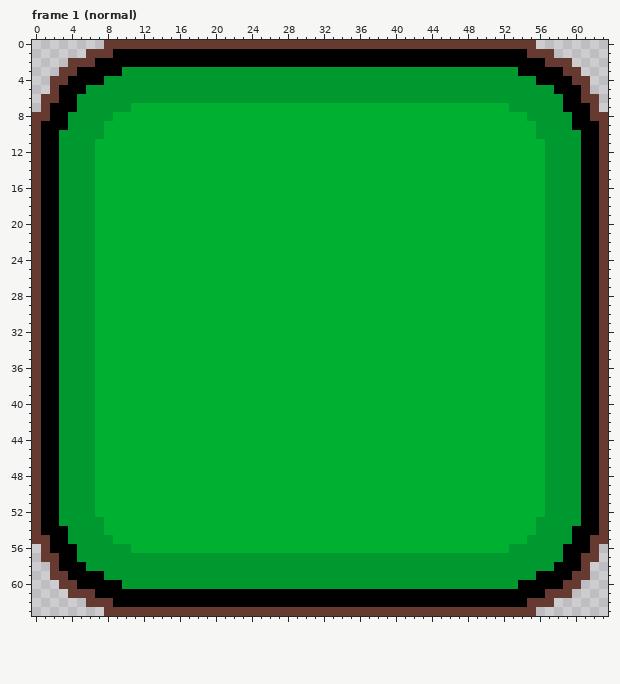
Two states of a pixel-art file, assets/textures/gui/button_background.aseprite. Above is the file before it was changed.
64x64 pixels, 5 frames. Shown: frame 1 (normal). The commit also changed other frames, which this record leaves out.
The result:
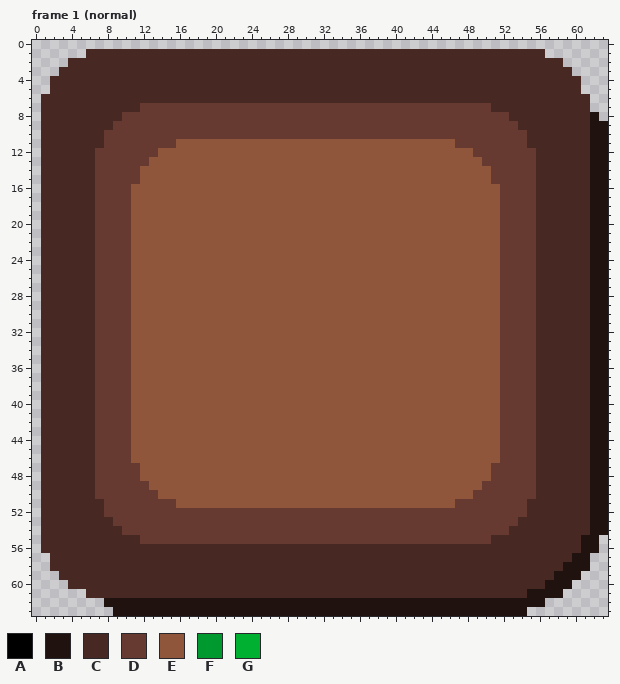
Palette (. is transparent): A #000000  B #1f120f  C #472822  D #663931  E #8f563b  F #009930  G #00b030
Diff:
Changed rows in their new state; - is an unchanged pixel.
Frame 1 (normal):
first column x 0:
 0 --------................................................--------
 1 ------CCCCCCCCCCCCCCCCCCCCCCCCCCCCCCCCCCCCCCCCCCCCCCCCCCC.------
 2 ----CCCCCCCCCCCCCCCCCCCCCCCCCCCCCCCCCCCCCCCCCCCCCCCCCCCCCCC.----
 3 ---CCCCCCCCCCCCCCCCCCCCCCCCCCCCCCCCCCCCCCCCCCCCCCCCCCCCCCCCC.---
 4 --CCCCCCCCCCCCCCCCCCCCCCCCCCCCCCCCCCCCCCCCCCCCCCCCCCCCCCCCCCC.--
 5 --CCCCCCCCCCCCCCCCCCCCCCCCCCCCCCCCCCCCCCCCCCCCCCCCCCCCCCCCCCC.--
 6 -CCCCCCCCCCCCCCCCCCCCCCCCCCCCCCCCCCCCCCCCCCCCCCCCCCCCCCCCCCCCC.-
 7 -CCCCCCCCCCCDDDDDDDDDDDDDDDDDDDDDDDDDDDDDDDDDDDDDDDCCCCCCCCCCC.-
 8 .CCCCCCCCCDDDDDDDDDDDDDDDDDDDDDDDDDDDDDDDDDDDDDDDDDDDCCCCCCCCCB.
 9 .CCCCCCCCDDDDDDDDDDDDDDDDDDDDDDDDDDDDDDDDDDDDDDDDDDDDDCCCCCCCCBB
10 .CCCCCCCDDDDDDDDDDDDDDDDDDDDDDDDDDDDDDDDDDDDDDDDDDDDDDDCCCCCCCBB
11 .CCCCCCCDDDDDDDDEEEEEEEEEEEEEEEEEEEEEEEEEEEEEEEDDDDDDDDCCCCCCCBB
12 .CCCCCCDDDDDDDEEEEEEEEEEEEEEEEEEEEEEEEEEEEEEEEEEEDDDDDDDCCCCCCBB
13 .CCCCCCDDDDDDEEEEEEEEEEEEEEEEEEEEEEEEEEEEEEEEEEEEEDDDDDDCCCCCCBB
14 .CCCCCCDDDDDEEEEEEEEEEEEEEEEEEEEEEEEEEEEEEEEEEEEEEEDDDDDCCCCCCBB
15 .CCCCCCDDDDDEEEEEEEEEEEEEEEEEEEEEEEEEEEEEEEEEEEEEEEDDDDDCCCCCCBB
16 .CCCCCCDDDDEEEEEEEEEEEEEEEEEEEEEEEEEEEEEEEEEEEEEEEEEDDDDCCCCCCBB
17 .CCCCCCDDDDEEEEEEEEEEEEEEEEEEEEEEEEEEEEEEEEEEEEEEEEEDDDDCCCCCCBB
18 .CCCCCCDDDDEEEEEEEEEEEEEEEEEEEEEEEEEEEEEEEEEEEEEEEEEDDDDCCCCCCBB
19 .CCCCCCDDDDEEEEEEEEEEEEEEEEEEEEEEEEEEEEEEEEEEEEEEEEEDDDDCCCCCCBB
20 .CCCCCCDDDDEEEEEEEEEEEEEEEEEEEEEEEEEEEEEEEEEEEEEEEEEDDDDCCCCCCBB
21 .CCCCCCDDDDEEEEEEEEEEEEEEEEEEEEEEEEEEEEEEEEEEEEEEEEEDDDDCCCCCCBB
22 .CCCCCCDDDDEEEEEEEEEEEEEEEEEEEEEEEEEEEEEEEEEEEEEEEEEDDDDCCCCCCBB
23 .CCCCCCDDDDEEEEEEEEEEEEEEEEEEEEEEEEEEEEEEEEEEEEEEEEEDDDDCCCCCCBB
24 .CCCCCCDDDDEEEEEEEEEEEEEEEEEEEEEEEEEEEEEEEEEEEEEEEEEDDDDCCCCCCBB
25 .CCCCCCDDDDEEEEEEEEEEEEEEEEEEEEEEEEEEEEEEEEEEEEEEEEEDDDDCCCCCCBB
26 .CCCCCCDDDDEEEEEEEEEEEEEEEEEEEEEEEEEEEEEEEEEEEEEEEEEDDDDCCCCCCBB
27 .CCCCCCDDDDEEEEEEEEEEEEEEEEEEEEEEEEEEEEEEEEEEEEEEEEEDDDDCCCCCCBB
28 .CCCCCCDDDDEEEEEEEEEEEEEEEEEEEEEEEEEEEEEEEEEEEEEEEEEDDDDCCCCCCBB
29 .CCCCCCDDDDEEEEEEEEEEEEEEEEEEEEEEEEEEEEEEEEEEEEEEEEEDDDDCCCCCCBB
30 .CCCCCCDDDDEEEEEEEEEEEEEEEEEEEEEEEEEEEEEEEEEEEEEEEEEDDDDCCCCCCBB
31 .CCCCCCDDDDEEEEEEEEEEEEEEEEEEEEEEEEEEEEEEEEEEEEEEEEEDDDDCCCCCCBB
32 .CCCCCCDDDDEEEEEEEEEEEEEEEEEEEEEEEEEEEEEEEEEEEEEEEEEDDDDCCCCCCBB
33 .CCCCCCDDDDEEEEEEEEEEEEEEEEEEEEEEEEEEEEEEEEEEEEEEEEEDDDDCCCCCCBB
34 .CCCCCCDDDDEEEEEEEEEEEEEEEEEEEEEEEEEEEEEEEEEEEEEEEEEDDDDCCCCCCBB
35 .CCCCCCDDDDEEEEEEEEEEEEEEEEEEEEEEEEEEEEEEEEEEEEEEEEEDDDDCCCCCCBB
36 .CCCCCCDDDDEEEEEEEEEEEEEEEEEEEEEEEEEEEEEEEEEEEEEEEEEDDDDCCCCCCBB
37 .CCCCCCDDDDEEEEEEEEEEEEEEEEEEEEEEEEEEEEEEEEEEEEEEEEEDDDDCCCCCCBB
38 .CCCCCCDDDDEEEEEEEEEEEEEEEEEEEEEEEEEEEEEEEEEEEEEEEEEDDDDCCCCCCBB
39 .CCCCCCDDDDEEEEEEEEEEEEEEEEEEEEEEEEEEEEEEEEEEEEEEEEEDDDDCCCCCCBB
40 .CCCCCCDDDDEEEEEEEEEEEEEEEEEEEEEEEEEEEEEEEEEEEEEEEEEDDDDCCCCCCBB
41 .CCCCCCDDDDEEEEEEEEEEEEEEEEEEEEEEEEEEEEEEEEEEEEEEEEEDDDDCCCCCCBB
42 .CCCCCCDDDDEEEEEEEEEEEEEEEEEEEEEEEEEEEEEEEEEEEEEEEEEDDDDCCCCCCBB
43 .CCCCCCDDDDEEEEEEEEEEEEEEEEEEEEEEEEEEEEEEEEEEEEEEEEEDDDDCCCCCCBB
44 .CCCCCCDDDDEEEEEEEEEEEEEEEEEEEEEEEEEEEEEEEEEEEEEEEEEDDDDCCCCCCBB
45 .CCCCCCDDDDEEEEEEEEEEEEEEEEEEEEEEEEEEEEEEEEEEEEEEEEEDDDDCCCCCCBB
46 .CCCCCCDDDDEEEEEEEEEEEEEEEEEEEEEEEEEEEEEEEEEEEEEEEEEDDDDCCCCCCBB
47 .CCCCCCDDDDDEEEEEEEEEEEEEEEEEEEEEEEEEEEEEEEEEEEEEEEDDDDDCCCCCCBB
48 .CCCCCCDDDDDEEEEEEEEEEEEEEEEEEEEEEEEEEEEEEEEEEEEEEEDDDDDCCCCCCBB
49 .CCCCCCDDDDDDEEEEEEEEEEEEEEEEEEEEEEEEEEEEEEEEEEEEEDDDDDDCCCCCCBB
50 .CCCCCCDDDDDDDEEEEEEEEEEEEEEEEEEEEEEEEEEEEEEEEEEEDDDDDDDCCCCCCBB
51 .CCCCCCCDDDDDDDDEEEEEEEEEEEEEEEEEEEEEEEEEEEEEEEDDDDDDDDCCCCCCCBB
52 .CCCCCCCDDDDDDDDDDDDDDDDDDDDDDDDDDDDDDDDDDDDDDDDDDDDDDDCCCCCCCBB
53 .CCCCCCCCDDDDDDDDDDDDDDDDDDDDDDDDDDDDDDDDDDDDDDDDDDDDDCCCCCCCCBB
54 .CCCCCCCCCDDDDDDDDDDDDDDDDDDDDDDDDDDDDDDDDDDDDDDDDDDDCCCCCCCCCBB
55 .CCCCCCCCCCCDDDDDDDDDDDDDDDDDDDDDDDDDDDDDDDDDDDDDDDCCCCCCCCCCBB.
56 -CCCCCCCCCCCCCCCCCCCCCCCCCCCCCCCCCCCCCCCCCCCCCCCCCCCCCCCCCCCCBB-
57 -.CCCCCCCCCCCCCCCCCCCCCCCCCCCCCCCCCCCCCCCCCCCCCCCCCCCCCCCCCCBB.-
58 --CCCCCCCCCCCCCCCCCCCCCCCCCCCCCCCCCCCCCCCCCCCCCCCCCCCCCCCCCBBB--
59 --.CCCCCCCCCCCCCCCCCCCCCCCCCCCCCCCCCCCCCCCCCCCCCCCCCCCCCCCBBB.--
60 ---.CCCCCCCCCCCCCCCCCCCCCCCCCCCCCCCCCCCCCCCCCCCCCCCCCCCCCBBB.---
61 ----..CCCCCCCCCCCCCCCCCCCCCCCCCCCCCCCCCCCCCCCCCCCCCCCCCBBBB.----
62 ------..BBBBBBBBBBBBBBBBBBBBBBBBBBBBBBBBBBBBBBBBBBBBBBBBB.------
63 --------.BBBBBBBBBBBBBBBBBBBBBBBBBBBBBBBBBBBBBBBBBBBBBB.--------
Pixel boxes of the changes (left, top, right, bottom) in both pictures:
changed: (32, 40, 608, 616)
